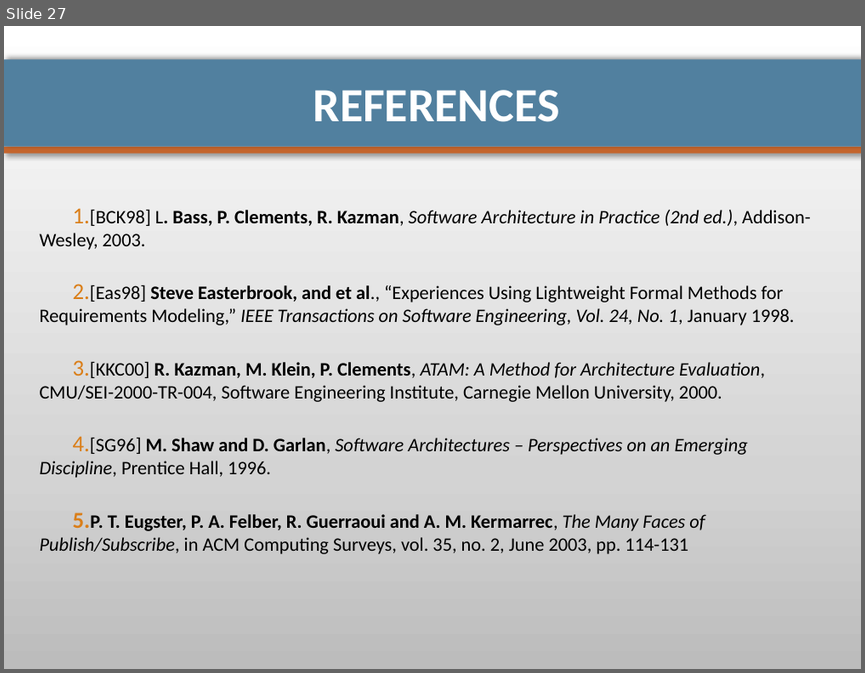
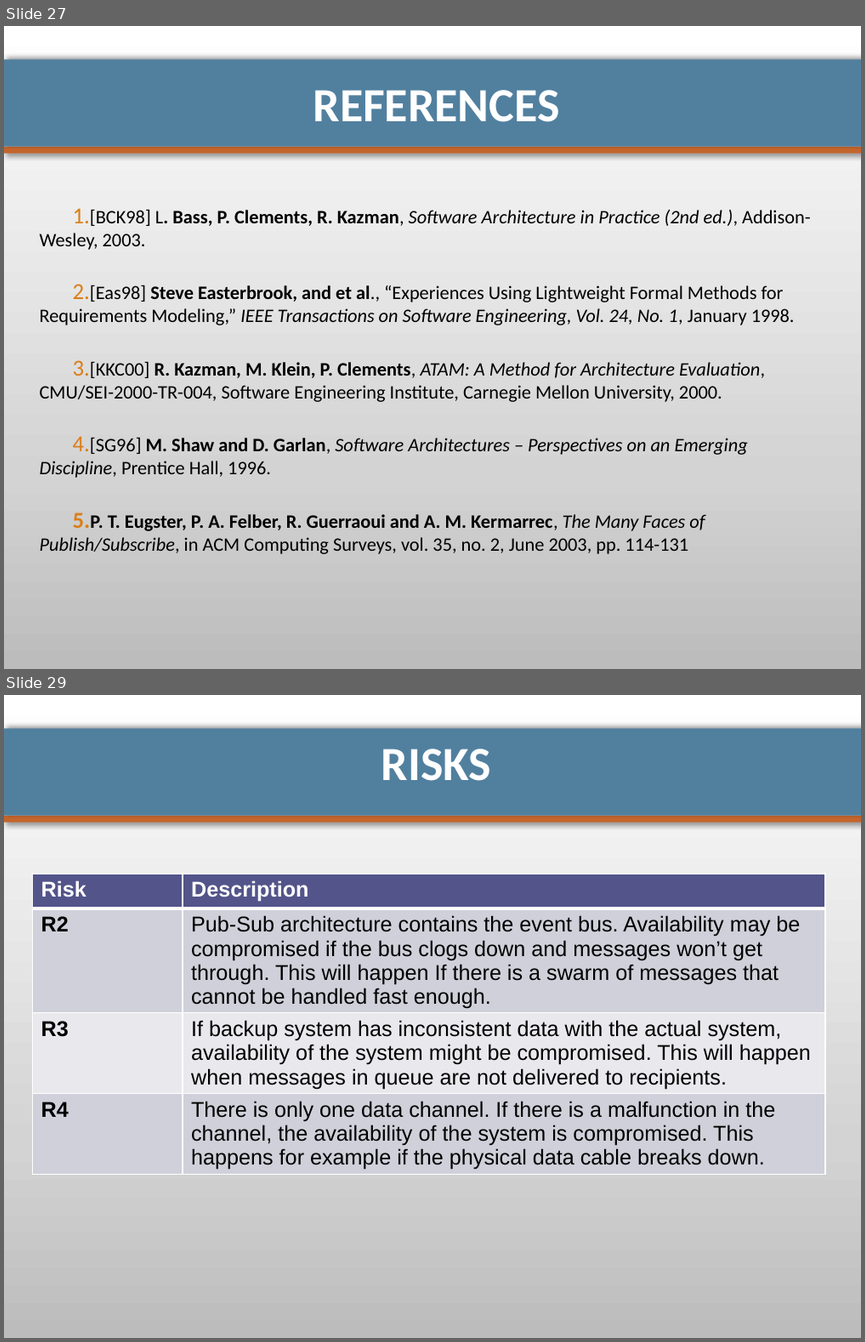
Before and after one commit to pierrealauzet/euroteam, a slide deck: Project 2/PartFinal/CS554_EuroTeam_Project2_Final_Mikko.pptx. Shown one above the other, each under a label of ours: slide 27 before the commit, slides 27 and 29 after it; the slides between them are not shown. The pictures are 865x673 and 865x1342 pixels, drawn with LibreOffice and Linux fonts; fonts in the diff are those of the drawing. Boxes give left, top, right and bottom in pixels: in the first picture for what was removed or moved away, otherwise in the second. Text is boxed around its words. In the diff, an @@ line names an element or a change of style, - is before the commit and + after.

```diff
--- a/Project 2/PartFinal/CS554_EuroTeam_Project2_Final_Mikko.pptx
+++ b/Project 2/PartFinal/CS554_EuroTeam_Project2_Final_Mikko.pptx
@@ slide 29 added at box(4, 695, 861, 1338), background gradient #BDBDBD to #D3D3D3 to #FFFFFF; not listed: 2 template elements that a slide beside it also shows @@
@@ title added at box(381, 749, 491, 781), 40 pt, text #FFFFFF, bold @@
+RISKS
@@ table added at box(32, 873, 825, 1191), 4 rows, 2 columns @@
+Risk | Description
+R2 | Pub-Sub architecture contains the event bus. Availability may be compromised if the bus clogs down and messages won’t get through. This will happen If there is a swarm of messages that cannot be handled fast enough.
+R3 | If backup system has inconsistent data with the actual system, availability of the system might be compromised. This will happen when messages in queue are not delivered to recipients.
+R4 | There is only one data channel. If there is a malfunction in the channel, the availability of the system is compromised. This happens for example if the physical data cable breaks down.
```
Also in this commit, not shown: 3 other slides added.
